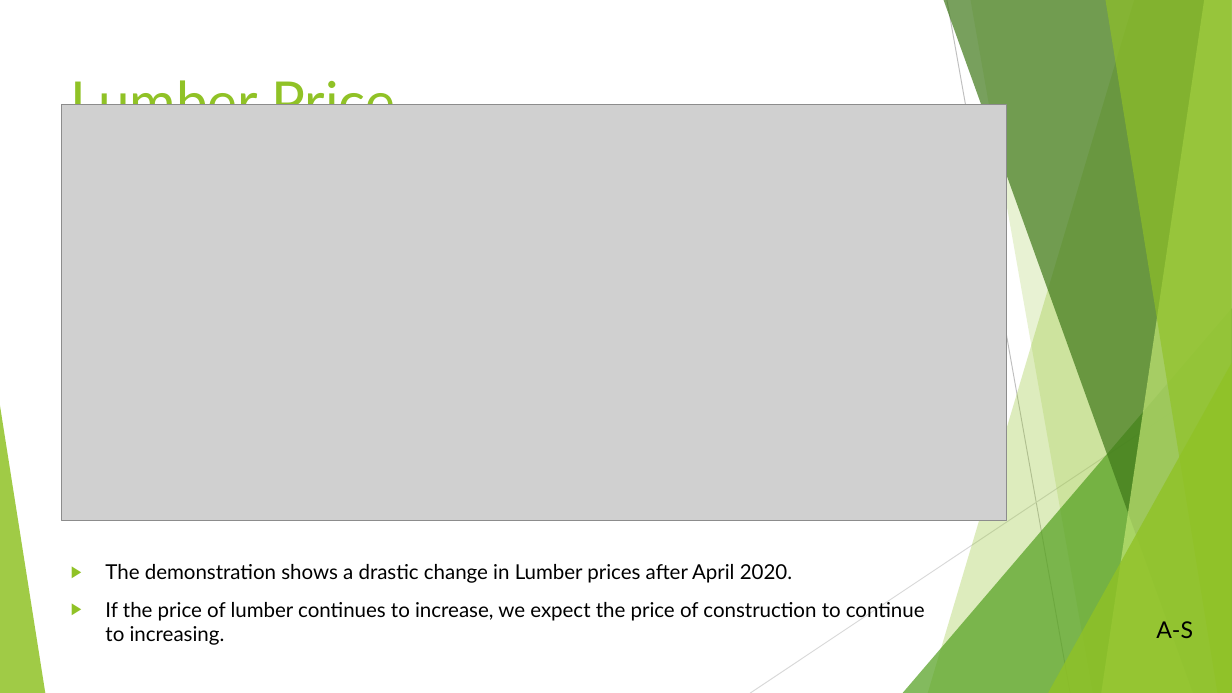
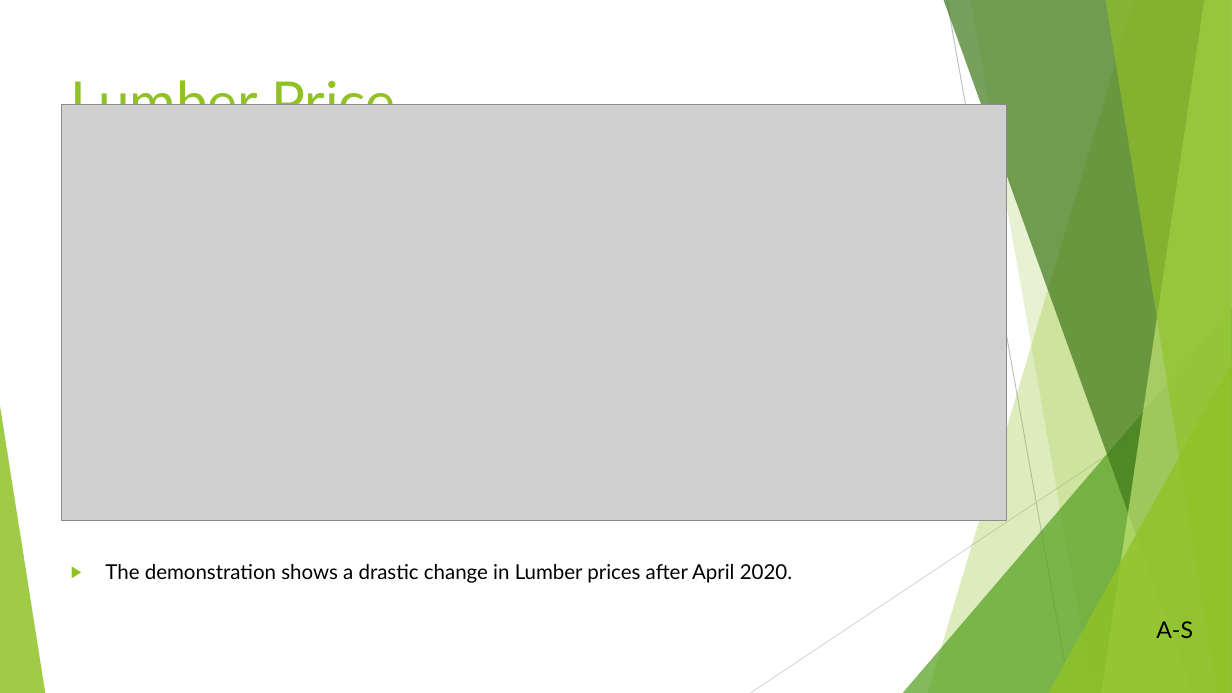
Before and after one commit to Fescamil1/Project_1_Housing_Market_Analysis, a slide deck: slide 12 of Texas Housing Market Analysis PowerPoint.pptx. Drawn at 1232x693 pixels with LibreOffice and Linux fonts; fonts in the diff are those of the drawing; grey boxes stand for pictures. Boxes give left, top, right and bottom in pixels: in the first picture for what was removed or moved away, otherwise in the second. Text is boxed around its words. In the diff, an @@ line names an element or a change of style, - is before the commit and + after.

Commit message:
added lumber v listings slide

```diff
--- a/Texas Housing Market Analysis PowerPoint.pptx
+++ b/Texas Housing Market Analysis PowerPoint.pptx
@@ text at box(105, 602, 925, 645): paragraph removed @@
-▶ If the price of lumber continues to increase, we expect the price of construction to continue to increasing.
```
Also in this commit, not shown: 1 slide added.
